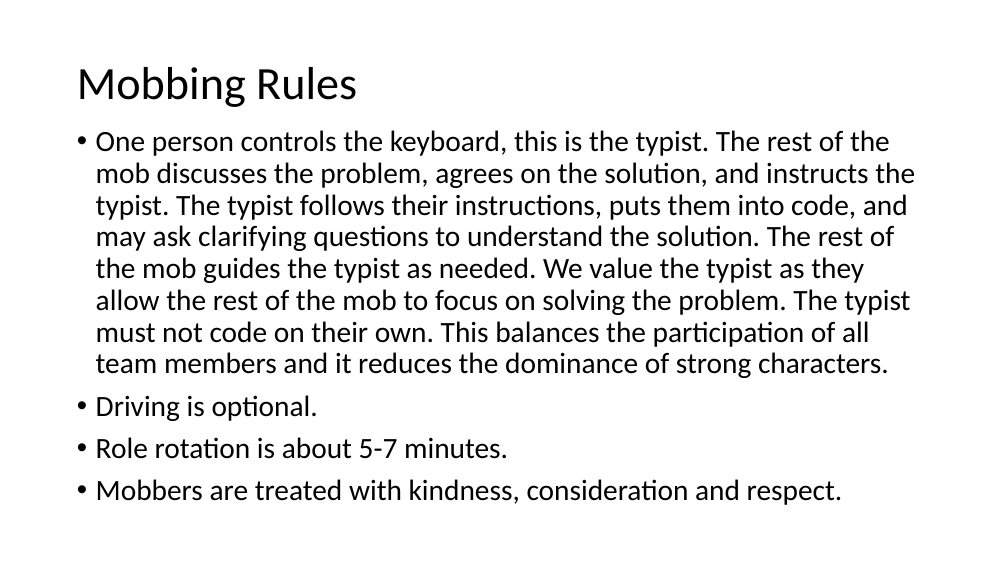
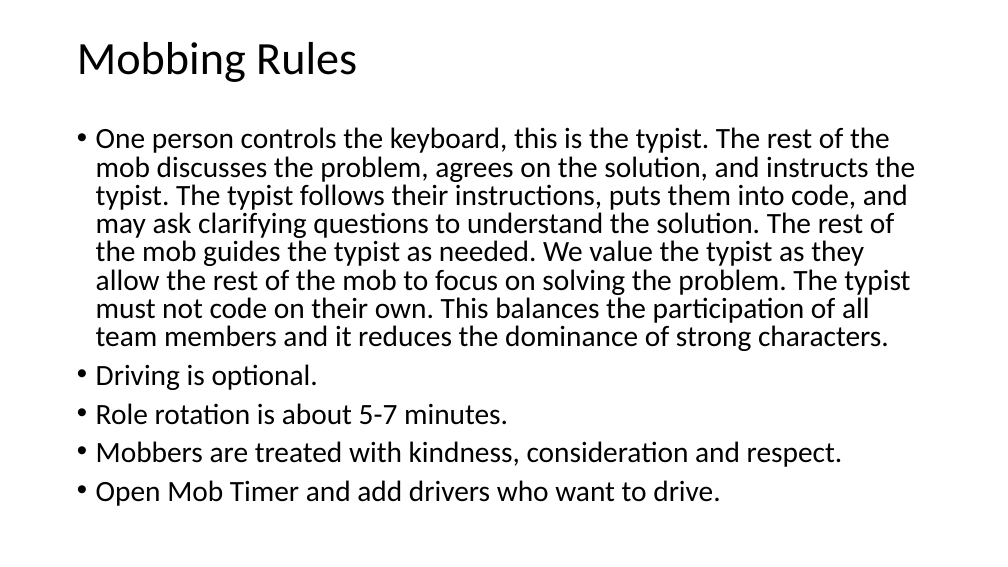
Before and after one commit to jonathan-r-jones/Mob-Programming-Demo, a slide deck: slide 6 of mob.pptx. Drawn at 1008x567 pixels with LibreOffice and Linux fonts; fonts in the diff are those of the drawing. Boxes give left, top, right and bottom in pixels: in the first picture for what was removed or moved away, otherwise in the second. Text is boxed around its words. In the diff, an @@ line names an element or a change of style, - is before the commit and + after.

Commit message:
Nov-11-2020_6:46_PM

```diff
--- a/mob.pptx
+++ b/mob.pptx
@@ title "Mobbing Rules": place and size @@
-title "Mobbing Rules" at bbox=[77, 67, 357, 107]
+title "Mobbing Rules" at bbox=[77, 42, 357, 82]
@@ text at bbox=[96, 127, 915, 467]: line spacing 0.9 to 0.8 @@
@@ text at bbox=[96, 480, 720, 506]: paragraph added @@
+• Open Mob Timer and add drivers who want to drive.
```
Also in this commit, not shown: 1 other slide changed.
